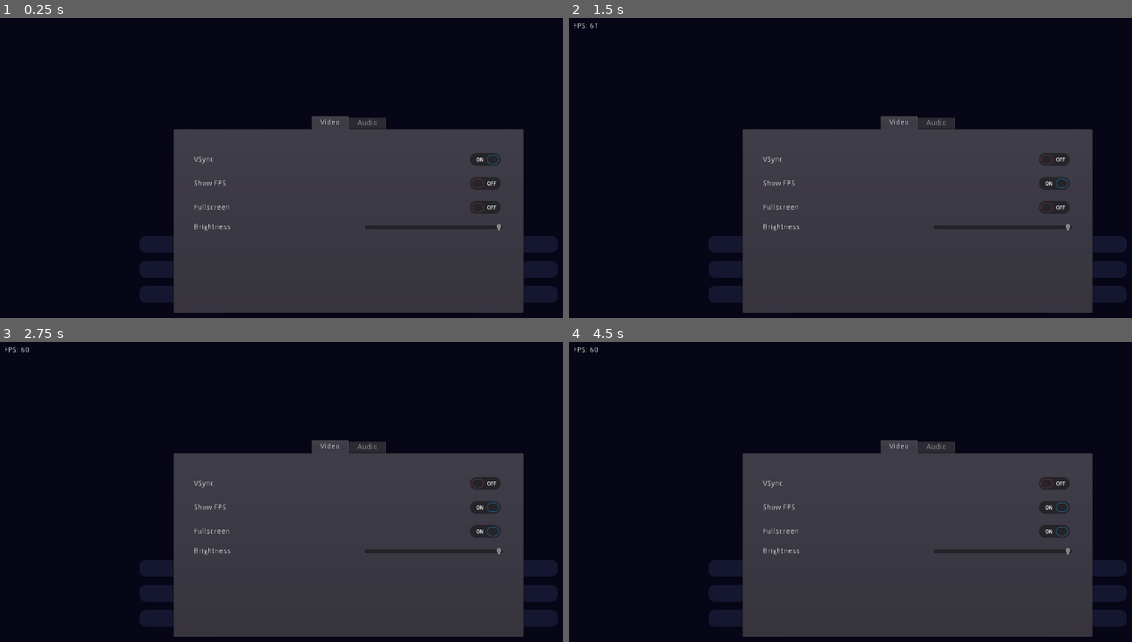
Above: before the commit, frames 1-4 (two rows, left to right).
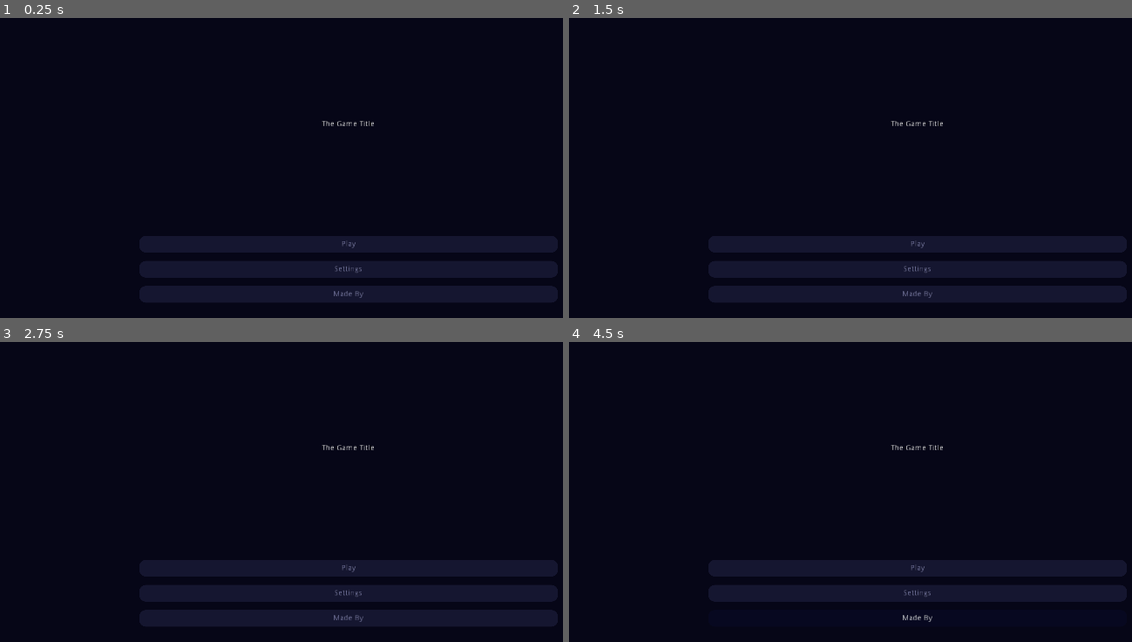
Above: after the commit, the same moments.

Repository: game-jam-it/game-off-jam
Game: Godot game, scene res://prototype/scenes/MainScene.tscn
Same seed, same stepped clock (60 frames per second), same inputs: the game is played once before the commit and once after it.
Inputs (mouse positions are in pixels of both pictures, inside the frame that each line leads up to):
- Up to frame 1 (0.25 s): no input
- Up to frame 2 (1.5 s): click (1053, 159) at 0.52 s; click (1053, 183) at 1.27 s
- Up to frame 3 (2.75 s): click (484, 531) at 2.02 s
- Up to frame 4 (4.5 s): click "Play" at 2.75 s; click "Play" at 3.5 s; click "Made By" at 4.25 s

The runs differ from the first frame. In frame 1, 38% of the frame differs, in the area x 30-94%, y 32-99%; in frame 2, 38%; in frame 3, 38%; in frame 4, 38%, in the area x 0-94%, y 1-99%.

Commit message:
prototype rename to AppState and GuiDebug

Diff:
--- a/project.godot
+++ b/project.godot
@@ -16,7 +16,7 @@
 
 [autoload]
 
-GameSettings="*res://prototype/GameSettings.gd"
+AppState="*res://prototype/AppState.gd"
 
 [display]
 
--- a/prototype/GameSettings.gd
+++ b/prototype/AppState.gd
@@ -1,8 +1,8 @@
 extends Node
 
-const SAVE_FILE_PATH = "user://application.settings"
+const SAVE_FILE_PATH = "user://user.settings"
 
-var data = {
+var settings = {
 	"fps": false,
 	"vsync": true,
 	"fullscreen": false,
@@ -15,19 +15,23 @@
 # TODO Fullscreen Event -> Adjust camera and assets?
 # TODO Brightness Event -> Game Vignette & UI Filters?
 
+signal show_settings()
+
 signal show_fps(value)
 signal set_brightness(value)
 signal update_fullscreen(value)
 
 func _ready():
-	_load_data()
+	_load_settings()
 
-func _load_data():
+func _load_settings():
 	var file = File.new()
 	if !file.file_exists(SAVE_FILE_PATH):
 		return
 
 	file.open(SAVE_FILE_PATH, File.READ)
+	var path = file.get_path_absolute()
+	print("Load settings: %s" % path)
 	var file_data = file.get_var()
 	file.close()
 
@@ -39,55 +43,55 @@
 	update_music_volume(file_data.volume_music)
 	update_sfx_volume(file_data.volume_master)
 
-func _save_data():
+func _save_settings():
 	var file = File.new()
 	file.open(SAVE_FILE_PATH, File.WRITE)
-	var path = file.get_path_absolute()
-	print("Settings saved: %s" % path)
-	file.store_var(data)
+	file.store_var(settings)
 	file.close()
 
+func show_settings():
+	emit_signal("show_settings")
 
 func toggle_fps(value):
-	if data.fps != value:
+	if settings.fps != value:
 		emit_signal("show_fps", value)
-		data.fps = value
-		_save_data()
+		settings.fps = value
+		_save_settings()
 
 func toggle_vsync(value):
-	if data.vsync != value:
+	if settings.vsync != value:
 		OS.vsync_enabled = value
-		data.vsync = value
-		_save_data()
+		settings.vsync = value
+		_save_settings()
 
 func toggle_fullscreen(value):
-	if data.fullscreen != value:
+	if settings.fullscreen != value:
 		emit_signal("update_fullscreen", value)
 		OS.window_fullscreen = value
 		OS.window_borderless = value
-		data.fullscreen = value
-		_save_data()
+		settings.fullscreen = value
+		_save_settings()
 
 func update_brightness(value):
-	if data.brightness != value:
+	if settings.brightness != value:
 		emit_signal("set_brightness", value)
-		data.brightness = value
-		_save_data()
+		settings.brightness = value
+		_save_settings()
 
 func update_master_volume(value):
 	# TODO Implement: Depends on FMOD Integration Setup
-	if data.volume_master != value:
-		data.volume_master = value
-		_save_data()
+	if settings.volume_master != value:
+		settings.volume_master = value
+		_save_settings()
 
 func update_music_volume(value):
 	# TODO Implement: Depends on FMOD Integration Setup
-	if data.volume_music != value:
-		data.volume_music = value
-		_save_data()
+	if settings.volume_music != value:
+		settings.volume_music = value
+		_save_settings()
 
 func update_sfx_volume(value):
 	# TODO Implement: Depends on FMOD Integration Setup
-	if data.volume_sfx != value:
-		data.volume_sfx = value
-		_save_data()
+	if settings.volume_sfx != value:
+		settings.volume_sfx = value
+		_save_settings()
--- a/prototype/scenes/GuiFps.gd
+++ b/prototype/scenes/GuiDebug.gd
@@ -3,8 +3,8 @@
 onready var label = $Label
 
 func _ready():
-	GameSettings.connect("show_fps", self, "_on_show_fps")
-	label.visible = GameSettings.data.fps
+	AppState.connect("show_fps", self, "_on_show_fps")
+	label.visible = AppState.settings.fps
 
 func _process(_delta):
 	label.text = "FPS: %s" % [Engine.get_frames_per_second()]
--- a/prototype/scenes/GuiFps.tscn
+++ b/prototype/scenes/GuiDebug.tscn
@@ -1,16 +1,18 @@
 [gd_scene load_steps=2 format=2]
 
-[ext_resource path="res://prototype/scenes/GuiFps.gd" type="Script" id=1]
+[ext_resource path="res://prototype/scenes/GuiDebug.gd" type="Script" id=1]
 
-[node name="GuiFps" type="Control"]
-anchor_right = 1.0
+[node name="GuiDebug" type="Control"]
 anchor_bottom = 1.0
+size_flags_horizontal = 2
+size_flags_vertical = 2
 script = ExtResource( 1 )
 
 [node name="Label" type="Label" parent="."]
-visible = false
 margin_left = 8.0
 margin_top = 8.0
 margin_right = 54.0
 margin_bottom = 22.0
+size_flags_horizontal = 0
+size_flags_vertical = 0
 text = "FPS: 60"
--- a/prototype/scenes/GuiSettings.gd
+++ b/prototype/scenes/GuiSettings.gd
@@ -12,36 +12,39 @@
 onready var sfx_slider = $TabContainer/Audio/MarginContainer/GridContainer/SfxHSlider
 
 func _ready():
-	fps_check_button.pressed = GameSettings.data.fps
-	vsync_check_button.pressed = GameSettings.data.vsync
-	screen_check_button.pressed = GameSettings.data.fullscreen
-	brightness_slider.value = GameSettings.data.brightness
-	master_slider.value = GameSettings.data.volume_master
-	music_slider.value = GameSettings.data.volume_music
-	sfx_slider.value = GameSettings.data.volume_sfx
+	AppState.connect("show_settings", self, "_on_show_settings")
+	fps_check_button.pressed = AppState.settings.fps
+	vsync_check_button.pressed = AppState.settings.vsync
+	screen_check_button.pressed = AppState.settings.fullscreen
+	brightness_slider.value = AppState.settings.brightness
+	master_slider.value = AppState.settings.volume_master
+	music_slider.value = AppState.settings.volume_music
+	sfx_slider.value = AppState.settings.volume_sfx
+
+func _on_show_settings():
 	popup_centered()
 
 # Video Settings
 
 func _on_FpsCheckButton_toggled(state:bool):
-	GameSettings.toggle_fps(state)
+	AppState.toggle_fps(state)
 
 func _on_VSyncCheckButton_toggled(state:bool):
-	GameSettings.toggle_vsync(state)
+	AppState.toggle_vsync(state)
 
 func _on_ScreenCheckButton_toggled(state:bool):
-	GameSettings.toggle_fullscreen(state)
+	AppState.toggle_fullscreen(state)
 
 func _on_BrightnessHSlider_value_changed(value:float):
-	GameSettings.update_brightness(value)
+	AppState.update_brightness(value)
 
 # Audio Settings
 
 func _on_MasterHSlider_value_changed(value:float):
-	GameSettings.update_master_volume(value)
+	AppState.update_master_volume(value)
 
 func _on_MusicHSlider_value_changed(value:float):
-	GameSettings.update_music_volume(value)
+	AppState.update_music_volume(value)
 
 func _on_SfxHSlider_value_changed(value:float):
-	GameSettings.update_sfx_volume(value)
+	AppState.update_sfx_volume(value)
--- a/prototype/scenes/GuiSettings.tscn
+++ b/prototype/scenes/GuiSettings.tscn
@@ -15,7 +15,6 @@
 [sub_resource type="StyleBoxEmpty" id=6]
 
 [node name="GuiSettings" type="Popup"]
-visible = true
 anchor_left = 0.5
 anchor_top = 0.5
 anchor_right = 0.5
--- a/prototype/scenes/MainScene.tscn
+++ b/prototype/scenes/MainScene.tscn
@@ -2,7 +2,7 @@
 
 [ext_resource path="res://prototype/scenes/GuiMain.tscn" type="PackedScene" id=1]
 [ext_resource path="res://prototype/scenes/GuiSettings.tscn" type="PackedScene" id=2]
-[ext_resource path="res://prototype/scenes/GuiFps.tscn" type="PackedScene" id=3]
+[ext_resource path="res://prototype/scenes/GuiDebug.tscn" type="PackedScene" id=3]
 
 [node name="MainScene" type="Node2D"]
 
@@ -13,6 +13,6 @@
 
 [node name="GuiMain" parent="CanvasLayer" instance=ExtResource( 1 )]
 
-[node name="GuiFps" parent="CanvasLayer" instance=ExtResource( 3 )]
+[node name="GuiDebug" parent="CanvasLayer" instance=ExtResource( 3 )]
 
 [node name="GuiSettings" parent="CanvasLayer" instance=ExtResource( 2 )]
